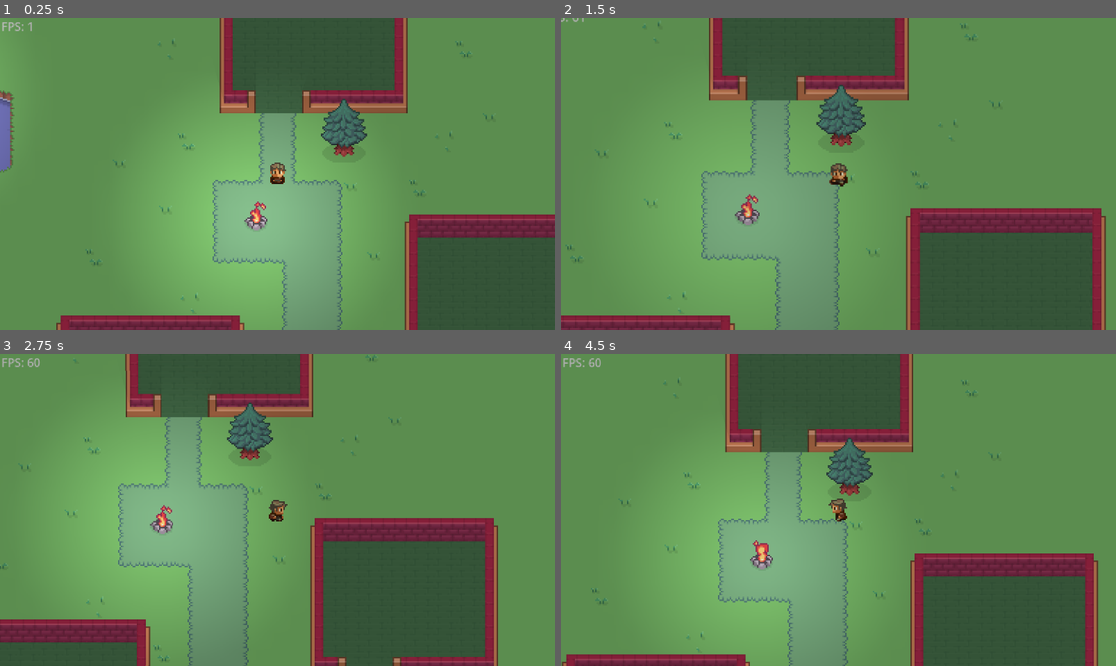
Above: before the commit, frames 1-4 (two rows, left to right).
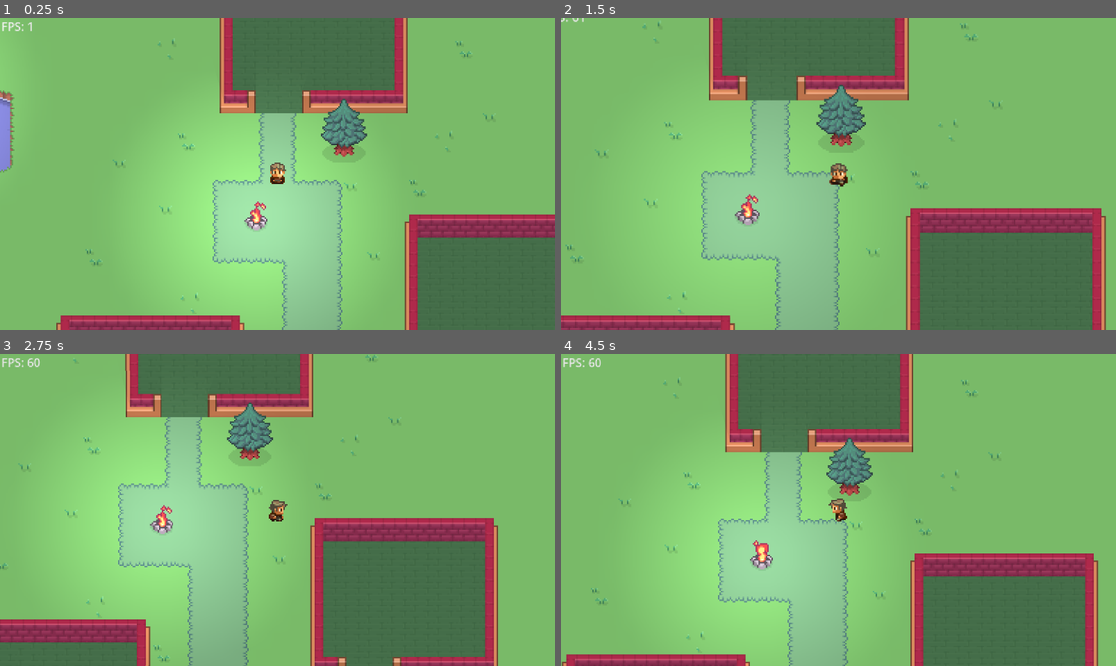
Above: after the commit, the same moments.

Repository: Kaninchen221/ProjectRabbitHole
Game: Godot game, scene res://Content/Levels/test_level.tscn
Two runs of this game, one before a commit and one after it. Both use one fixed random seed, a clock stepped at 60 frames per second and the inputs below.
Inputs (mouse positions are in pixels of both pictures, inside the frame that each line leads up to):
- Up to frame 1 (0.25 s): no input
- Up to frame 2 (1.5 s): tap Enter at 0.5 s; move the mouse to (960, 158) at 0.52 s; hold D (Player_Move_Right) 0.53-1.28 s; hold Shift (Player_Move_Run) 0.53-1.28 s; move the mouse to (727, 189) at 1.27 s; hold S (Player_Move_Down) from 1.28 s (still down); tap Mouse wheel up (Player_Zoom_Camera_In) at 1.35 s
- Up to frame 3 (2.75 s): move the mouse to (333, 441) at 2.02 s; release S (Player_Move_Down) at 2.03 s; hold D (Player_Move_Right) from 2.03 s (still down); tap Mouse wheel down (Player_Zoom_Camera_Out) at 2.1 s
- Up to frame 4 (4.5 s): move the mouse to (810, 572) at 2.77 s; release D (Player_Move_Right) at 2.78 s; hold W (Player_Move_Up) 2.78-3.53 s; tap Shift (Player_Move_Run) at 2.85 s; move the mouse to (1005, 556) at 3.52 s; hold A (Player_Move_Left) from 3.53 s (still down); tap Mouse wheel up (Player_Zoom_Camera_In) at 3.6 s; move the mouse to (672, 463) at 4.27 s; tap Mouse wheel down (Player_Zoom_Camera_Out) at 4.35 s

The runs differ from the first frame. In frame 1, 99% of the frame differs, in the area x 0-100%, y 0-100%; in frame 2, 99%; in frame 3, 99%; in frame 4, 100%.

Commit message:
Extend DayNight script

Diff:
--- a/Content/Actors/Characters/Player/player.tscn
+++ b/Content/Actors/Characters/Player/player.tscn
@@ -46,9 +46,7 @@
 script = ExtResource("3_t1gfu")
 
 [node name="DayNight" parent="CharacterBody2D" instance=ExtResource("5_8ytfh")]
-position = Vector2(0, 0)
-scale = Vector2(0.394923, 0.248286)
+scale = Vector2(0.147461, 0.0947695)
 max_light_energy = 0.9
+time_modifier = 0.1
 time = 0.22
-direction_light_energy = 1.0
-time_modifier = 0.1
--- a/Content/Actors/Light/DayNight/DayNight.tscn
+++ b/Content/Actors/Light/DayNight/DayNight.tscn
@@ -3,22 +3,23 @@
 [ext_resource type="Script" path="res://Content/Actors/Light/PulsatingLight.gd" id="1_0p434"]
 [ext_resource type="Curve" uid="uid://ueoxhb33bis0" path="res://Content/Actors/Light/DayNight/DayNight.tres" id="2_xbhnr"]
 
-[sub_resource type="Gradient" id="Gradient_8mp2q"]
-offsets = PackedFloat32Array(0.525735)
+[sub_resource type="Gradient" id="Gradient_uf21w"]
+offsets = PackedFloat32Array(1)
 colors = PackedColorArray(1, 1, 1, 1)
 
-[sub_resource type="GradientTexture2D" id="GradientTexture2D_0kibj"]
-gradient = SubResource("Gradient_8mp2q")
-fill_from = Vector2(0.970085, 0.995726)
-fill_to = Vector2(0.880342, 0.893162)
+[sub_resource type="GradientTexture2D" id="GradientTexture2D_wyr2k"]
+gradient = SubResource("Gradient_uf21w")
+width = 128
+height = 128
+fill_to = Vector2(1, 1)
 
 [node name="Dimming" type="PointLight2D"]
-position = Vector2(1349, 1184)
-scale = Vector2(1.34979, 1.39067)
-energy = 0.3
+scale = Vector2(4, 4)
+energy = 0.4
 blend_mode = 1
-texture = SubResource("GradientTexture2D_0kibj")
+texture = SubResource("GradientTexture2D_wyr2k")
 texture_scale = 50.0
 script = ExtResource("1_0p434")
 curve = ExtResource("2_xbhnr")
 min_light_energy = 0.4
+direction_light_energy = 1.0
--- a/Content/Actors/Light/PulsatingLight.gd
+++ b/Content/Actors/Light/PulsatingLight.gd
@@ -10,6 +10,10 @@
 @export_range(0, 1) var time : float
 
 func _process(delta: float) -> void:
+	if not is_visible_in_tree():
+		set_energy(0)
+		return
+
 	if time >= 1:
 		time = 1
 		direction_light_energy = -1
--- a/Content/Levels/test_level.tscn
+++ b/Content/Levels/test_level.tscn
@@ -37,10 +37,9 @@
 position = Vector2(1446, 1415)
 
 [node name="DayNight" parent="Player/CharacterBody2D" index="4"]
-energy = 0.317
-min_light_energy = 0.317
-time_modifier = 0.535
-time = 0.165
+energy = 0.1
+min_light_energy = 0.1
+time = 0.153942
 
 [node name="Campfire" parent="." instance=ExtResource("2_p44cn")]
 z_index = 2
